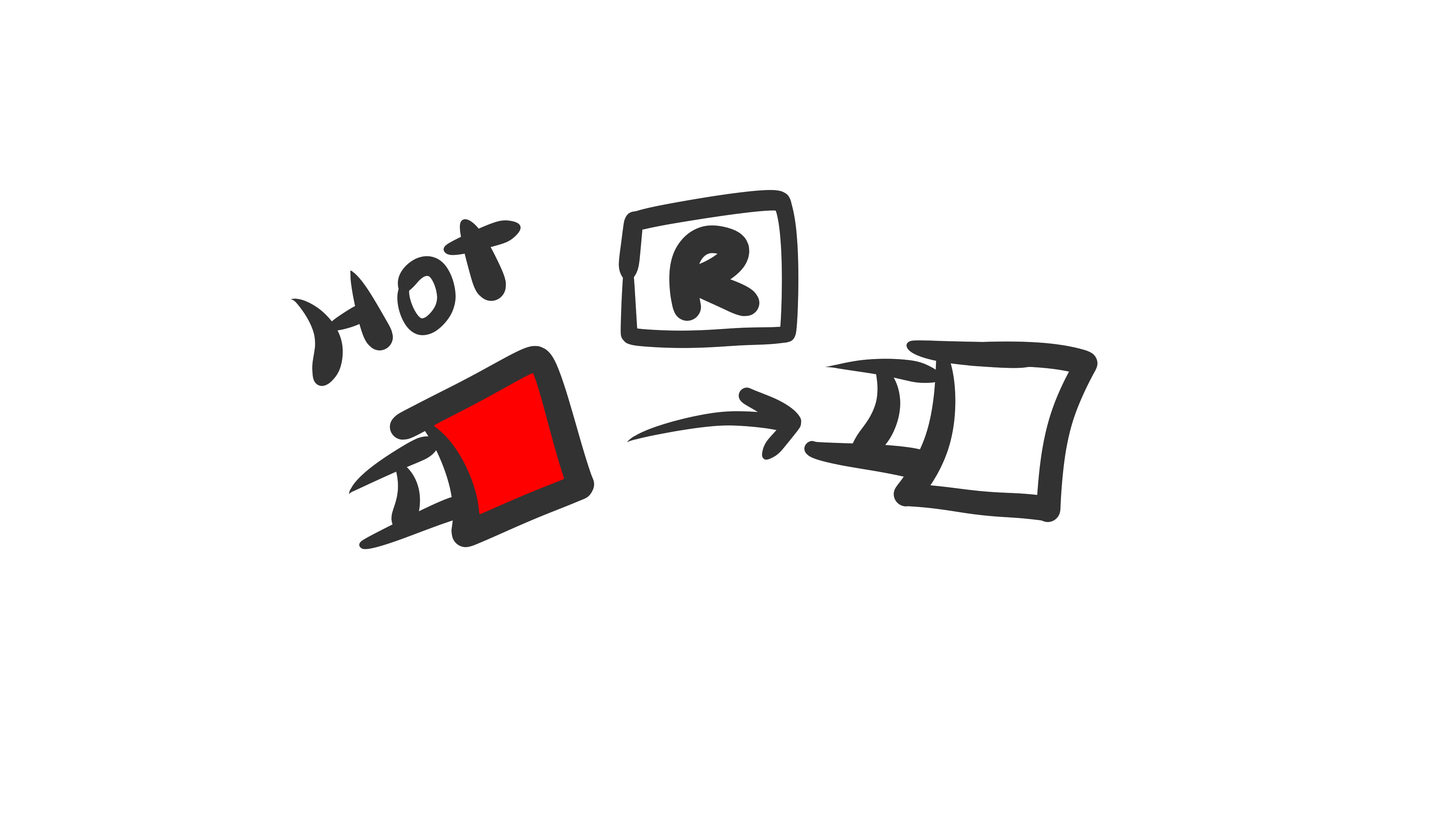
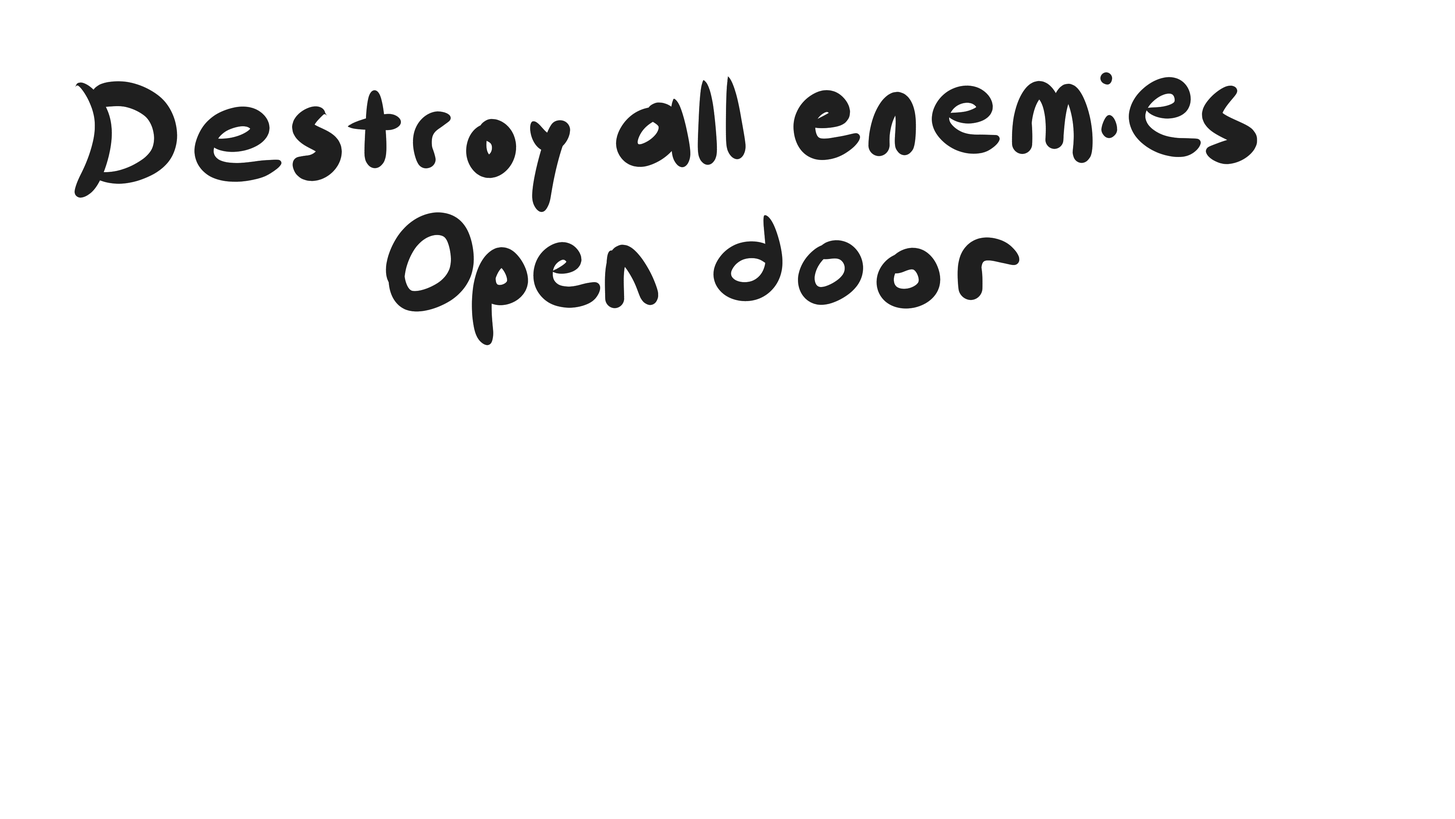
Layer changes from the first 1455px x 819px image to the second:
added layer "Paint Layer 3" above "Paint Layer 2" over [74,72,1258,534]
hid "Paint Layer 1", painted on it over [266,169,1098,550]
